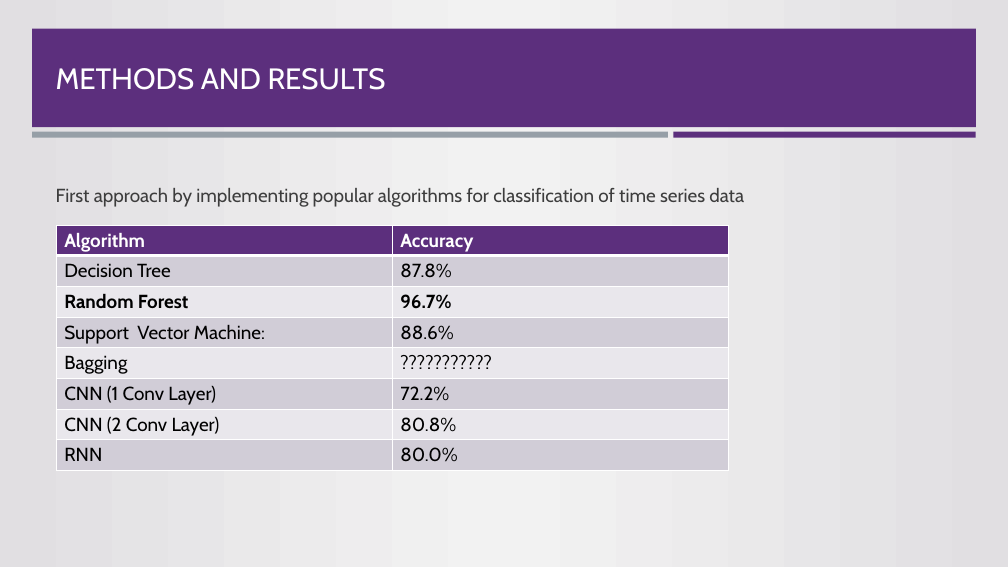
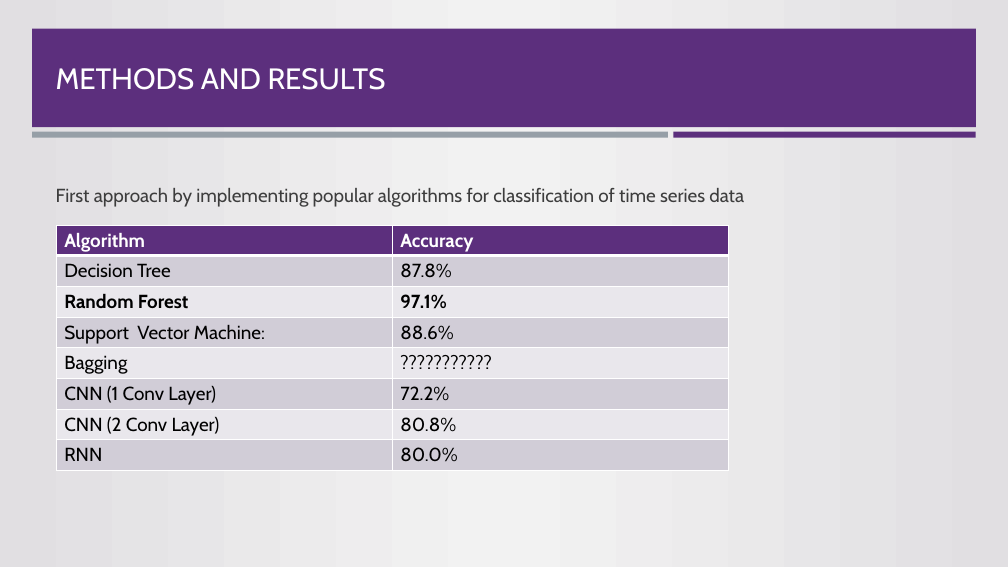
Before and after one commit to sunyrain/MLTask, a slide deck: slide 5 of Presentation.pptx. Drawn at 1008x567 pixels with LibreOffice and Linux fonts; fonts in the diff are those of the drawing; background and template pictures are left out. Boxes give left, top, right and bottom in pixels: in the first picture for what was removed or moved away, otherwise in the second. Text is boxed around its words. In the diff, an @@ line names an element or a change of style, - is before the commit and + after.

```diff
--- a/Presentation.pptx
+++ b/Presentation.pptx
@@ table at (x1=57, y1=225, x2=728, y2=470) @@
-row 3, column 2: 96.7%
+row 3, column 2: 97.1%
```
Also in this commit, not shown: 1 other slide changed, 5 slides added.
